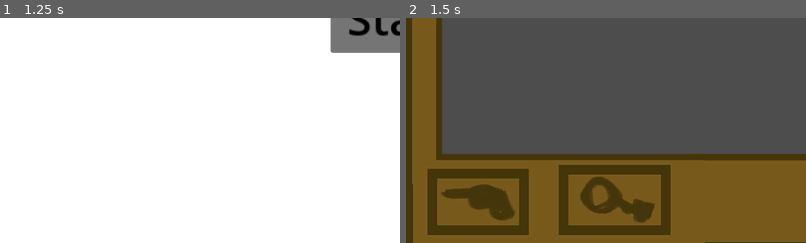
Above: before the commit, frames 1-2 (left to right).
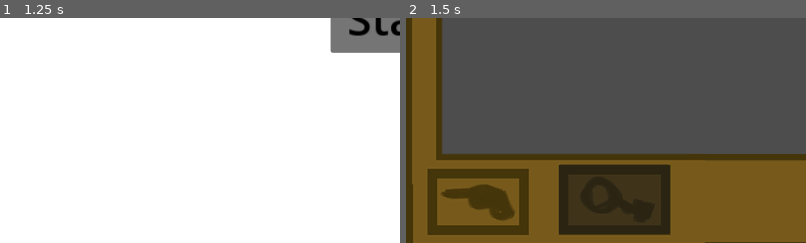
Above: after the commit, the same moments.

Repository: AsilbekNorboev/mansion_murder
Game: Godot game, scene res://main.tscn
Same seed, same stepped clock (60 frames per second), same inputs: the game is played once before the commit and once after it.
Inputs (mouse positions are % of the whole screen's width and height, from its top left):
- Up to frame 1 (1.25 s): click (26, 90) at 0.52 s
- Up to frame 2 (1.5 s): click "Start" at 1.25 s
The pictures show only the part of the screen within x 0-50%, y 50-100%; the shares and areas given below are measured in that part.

Frame 1 is identical in both runs. In frame 2, 8.0% of the frame differs, in the area x 38-66%, y 65-96%.

Commit message:
Investigate Button

Diff:
--- a/mansionmurder/general_border_ui.gd
+++ b/mansionmurder/general_border_ui.gd
@@ -1 +1,5 @@
 extends CanvasLayer
+
+func _on_investigate_button_pressed():
+	#toggle cursor to magnifying glass. player can now interact with environment.
+	pass
--- a/mansionmurder/general_border_ui.tscn
+++ b/mansionmurder/general_border_ui.tscn
@@ -11,3 +11,11 @@
 position = Vector2(576, 327)
 scale = Vector2(1.00521, 1.01543)
 texture = ExtResource("1_4waiq")
+
+[node name="InvestigateButton" type="Button" parent="."]
+offset_left = 220.0
+offset_top = 535.0
+offset_right = 380.0
+offset_bottom = 635.0
+
+[connection signal="pressed" from="InvestigateButton" to="." method="_on_investigate_button_pressed"]
